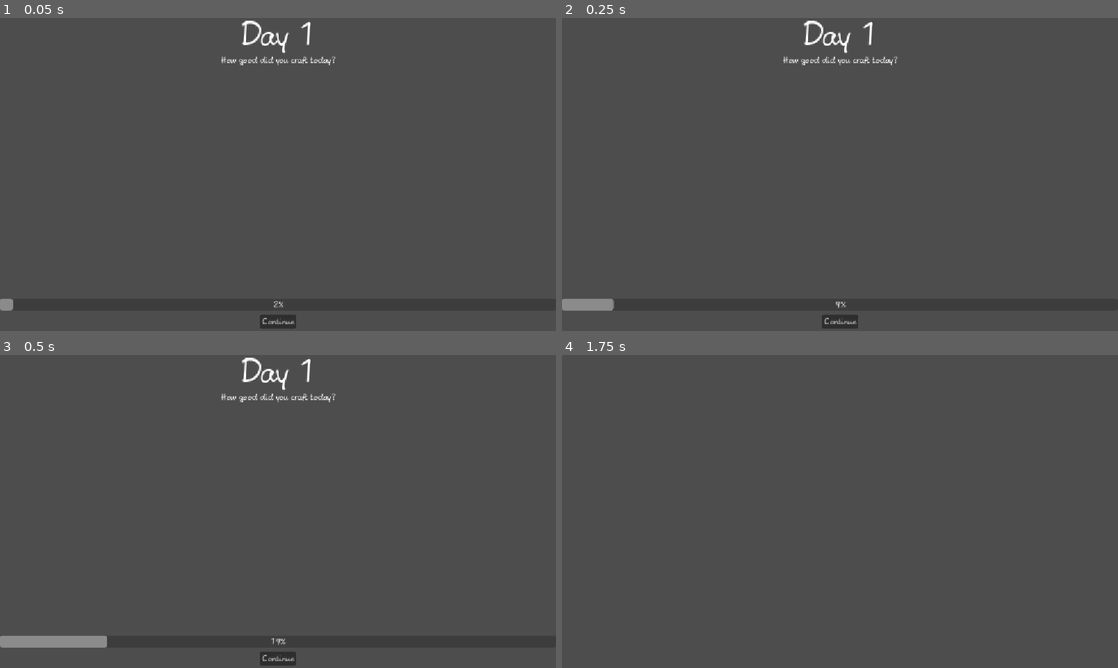
Above: before the commit, frames 1-4 (two rows, left to right).
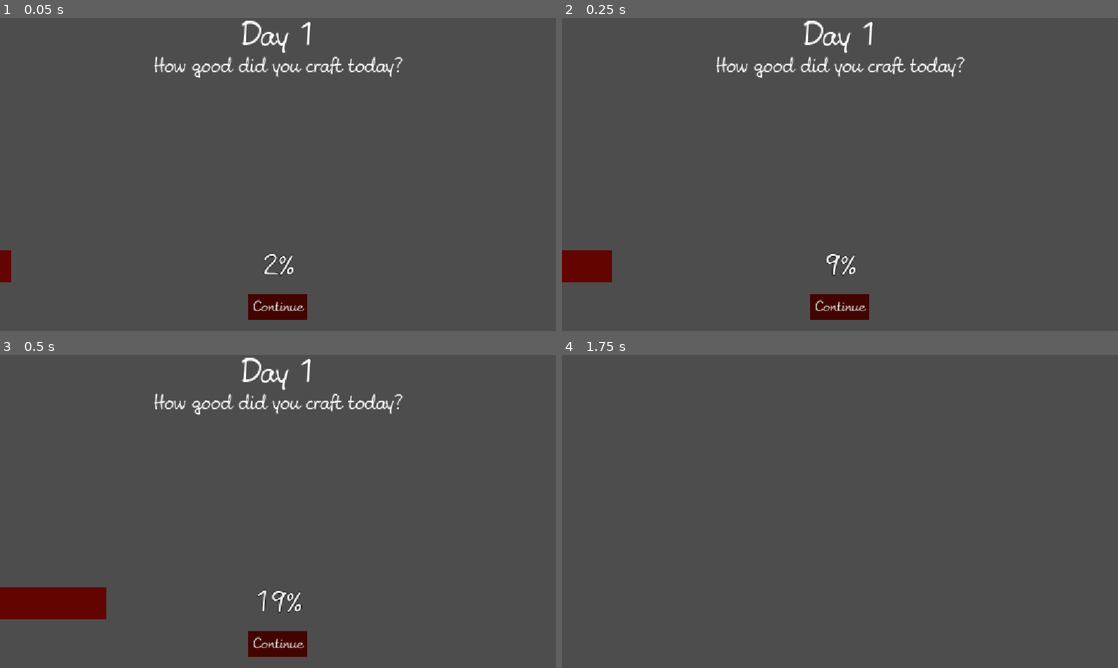
Above: after the commit, the same moments.

Repository: KIT-GameJam/Firework-Craft
Game: Godot game, scene res://ui/screens/day-over-screen/day_over_screen.tscn
The game is run twice, just before and just after one commit, with the same random seed, the same clock (stepped at 60 frames per second) and the same inputs. This scene is started directly instead of the project's main scene.
Inputs (mouse positions are in pixels of both pictures, inside the frame that each line leads up to):
- Up to frame 1 (0.05 s): no input
- Up to frame 2 (0.25 s): no input
- Up to frame 3 (0.5 s): no input
- Up to frame 4 (1.75 s): click "Continue" at 0.5 s; tap Enter at 1.25 s; move the mouse to (962, 495) at 1.27 s; hold D (move_right) from 1.28 s (still down); click (962, 495) at 1.42 s

The runs differ from the first frame. In frame 1, 2.4% of the frame differs, in the area x 0-73%, y 12-100%; in frame 2, 3.4%; in frame 3, 4.9%; in frame 4, nothing differs.

Commit message:
colors of stats

Diff:
--- a/ui/screens/day-over-screen/day_over_screen.tscn
+++ b/ui/screens/day-over-screen/day_over_screen.tscn
@@ -1,9 +1,7 @@
-[gd_scene load_steps=4 format=3 uid="uid://u1l0uufcdwif"]
+[gd_scene load_steps=3 format=3 uid="uid://u1l0uufcdwif"]
 
 [ext_resource type="Theme" uid="uid://hheneshfv1b2" path="res://ui/themes/your_theme.tres" id="1_nk6t1"]
 [ext_resource type="Script" uid="uid://b8kvsir2e8n1b" path="res://ui/screens/day-over-screen/day_over_screen.gd" id="2_hheev"]
-
-[sub_resource type="LabelSettings" id="LabelSettings_hheev"]
 
 [node name="DayOverScreen" type="Control"]
 layout_mode = 3
@@ -25,26 +23,31 @@
 
 [node name="Title" type="Label" parent="VBoxContainer"]
 layout_mode = 2
+theme = ExtResource("1_nk6t1")
 theme_type_variation = &"HeaderLarge"
 text = "Day 1"
 horizontal_alignment = 1
 
 [node name="Label" type="Label" parent="VBoxContainer"]
-custom_minimum_size = Vector2(0, 500)
+custom_minimum_size = Vector2(0, 400)
 layout_mode = 2
 size_flags_vertical = 1
+theme = ExtResource("1_nk6t1")
+theme_type_variation = &"HeaderMedium"
 text = "How good did you craft today?"
-label_settings = SubResource("LabelSettings_hheev")
 horizontal_alignment = 1
 
 [node name="ProgressBar" type="ProgressBar" parent="VBoxContainer"]
 layout_mode = 2
+theme = ExtResource("1_nk6t1")
 step = 1.0
 
 [node name="Button" type="Button" parent="VBoxContainer"]
 layout_mode = 2
 size_flags_horizontal = 4
 size_flags_vertical = 6
+theme = ExtResource("1_nk6t1")
+theme_type_variation = &"FlatButton"
 text = "Continue"
 
 [connection signal="pressed" from="VBoxContainer/Button" to="." method="_on_button_pressed"]
--- a/ui/themes/your_theme.tres
+++ b/ui/themes/your_theme.tres
@@ -1,7 +1,17 @@
-[gd_resource type="Theme" load_steps=4 format=3 uid="uid://hheneshfv1b2"]
+[gd_resource type="Theme" load_steps=8 format=3 uid="uid://hheneshfv1b2"]
 
 [ext_resource type="FontFile" uid="uid://cvr2f1gjt71bc" path="res://other/fonts/Amelies.ttf" id="1_ge066"]
 [ext_resource type="Texture2D" uid="uid://b23e4kqj4o6dv" path="res://textures/Revert.svg" id="1_r1020"]
+
+[sub_resource type="StyleBoxFlat" id="StyleBoxFlat_ge066"]
+bg_color = Color(0.3882353, 0.015686275, 0, 1)
+
+[sub_resource type="StyleBoxFlat" id="StyleBoxFlat_prsbj"]
+bg_color = Color(0.25882354, 0.015686275, 0, 1)
+expand_margin_left = 10.0
+expand_margin_top = 10.0
+expand_margin_right = 10.0
+expand_margin_bottom = 10.0
 
 [sub_resource type="StyleBoxFlat" id="StyleBoxFlat_0d4dl"]
 content_margin_left = 8.0
@@ -14,14 +24,30 @@
 corner_radius_bottom_right = 2
 corner_radius_bottom_left = 2
 
+[sub_resource type="StyleBoxTexture" id="StyleBoxTexture_ge066"]
+
+[sub_resource type="StyleBoxFlat" id="StyleBoxFlat_c2y3n"]
+bg_color = Color(0.3882353, 0.015686275, 0, 1)
+
 [resource]
 default_font = ExtResource("1_ge066")
+Button/colors/font_focus_color = Color(1, 1, 1, 1)
+Button/font_sizes/font_size = 25
+FlatButton/colors/icon_hover_color = Color(0, 0, 0, 1)
+FlatButton/styles/hover = SubResource("StyleBoxFlat_ge066")
+FlatButton/styles/normal = SubResource("StyleBoxFlat_prsbj")
 HeaderLarge/font_sizes/font_size = 56
 HeaderLarge/fonts/font = ExtResource("1_ge066")
-HeaderMedium/font_sizes/font_size = 24
+HeaderMedium/font_sizes/font_size = 35
 MarginContainer/constants/margin_bottom = 8
 MarginContainer/constants/margin_left = 8
 MarginContainer/constants/margin_right = 8
 MarginContainer/constants/margin_top = 8
 PanelContainer/styles/panel = SubResource("StyleBoxFlat_0d4dl")
+ProgressBar/colors/font_color = Color(0.95, 0.95, 0.95, 1)
+ProgressBar/colors/font_outline_color = Color(0, 0, 0, 1)
+ProgressBar/constants/outline_size = 5
+ProgressBar/font_sizes/font_size = 50
+ProgressBar/styles/background = SubResource("StyleBoxTexture_ge066")
+ProgressBar/styles/fill = SubResource("StyleBoxFlat_c2y3n")
 RevertButton/icons/icon = ExtResource("1_r1020")
